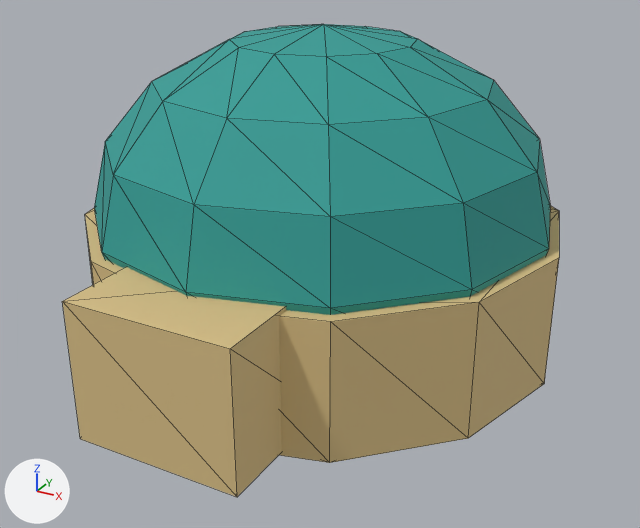
One commit to the glTF model assets/facilities/building_aquarium_dome.glb: the scene before it, then after it.
One viewpoint serves both versions: a camera (50 mm lens) standing at (5.66, -10.07, 6.8) and looking at (0.23, -0.2, 1.87). The axes (+X, +Y, +Z) are drawn at lower left. The lights are the same throughout. The first picture is the older version. Mesh edges are drawn as thin lines. Vertices at exactly the same position are counted once.

In view in the first picture: 'SM_facilities_building_aquarium_dome'.
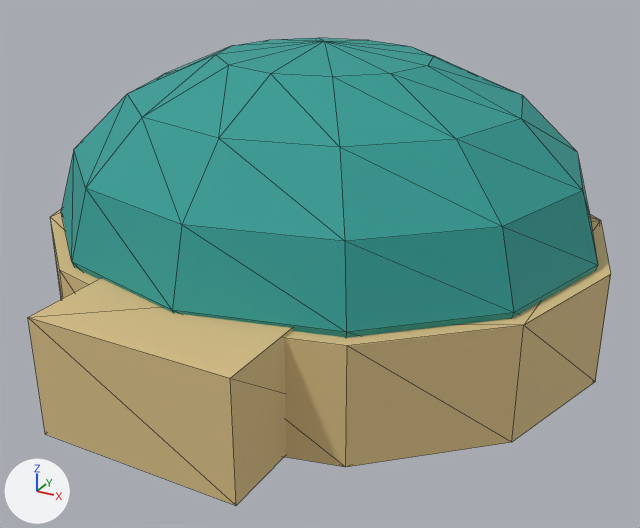
Diff of the bpy script that builds the scene:
```diff
--- a/assets/facilities/building_aquarium_dome.glb.py
+++ b/assets/facilities/building_aquarium_dome.glb.py
@@ me_sm_facilities_building_aquarium_dome @@
 # used by ob_sm_facilities_building_aquarium_dome; location = (0.0, 0.0, 0.0)
-me_sm_facilities_building_aquarium_dome.from_pydata(...)  # 126 vertices, 236 faces; spans x -3.36..3.36, y -3.67..3.67, z 0.0..5.02
+me_sm_facilities_building_aquarium_dome.from_pydata(...)  # 126 vertices, 236 faces; spans x -4.0..4.0, y -4.0..4.0, z 0.0..4.8
+# me_sm_facilities_building_aquarium_dome part 1: the loose piece of 24 vertices spanning x -3.36..3.36, y -3.04..3.67, z 0.59..2.42 is scaled about its middle by (1.19, 1.09, 0.836), then moved by (0.0, 0.03, 0.05)
+# me_sm_facilities_building_aquarium_dome part 2: the loose piece of 8 vertices spanning x -1.12..1.12, y -3.67..-1.71, z 0.64..2.46 is scaled about its middle by (1.19, 1.09, 0.836), then moved by (0.0, -0.24, 0.05)
+# me_sm_facilities_building_aquarium_dome part 3: 86 of 126 vertices moved; they spanned x -3.22..3.22, y -2.9..3.54, z 0.0..5.02 and now span x -3.83..3.83, y -3.16..3.85, z 0.0..4.8; mean shift (0.0, 0.03, -0.11); largest move (0.0, 3.29, 3.47) -> (0.0, 1.68, 4.62)
+# other edits to the shape of me_sm_facilities_building_aquarium_dome do not show in these pictures
 me_sm_facilities_building_aquarium_dome.materials.append(mat_mat_palette)
```

Where the change shows, as pixel boxes (x1, y1, x2, y2) in the pictures (640 x 528 px; the box of a moved part takes in the faces that stretch with it):
'SM_facilities_building_aquarium_dome', reshaped (17% wider)
    before: (62, 24, 559, 497)
    after: (28, 38, 611, 506)
part 1 of me_sm_facilities_building_aquarium_dome, moved or reshaped
    before: (85, 205, 559, 463)
    after: (50, 209, 611, 467)
part 2 of me_sm_facilities_building_aquarium_dome, moved or reshaped
    before: (62, 267, 286, 497)
    after: (28, 278, 293, 506)
part 3 of me_sm_facilities_building_aquarium_dome, moved or reshaped
    before: (94, 24, 550, 315)
    after: (61, 38, 598, 338)
